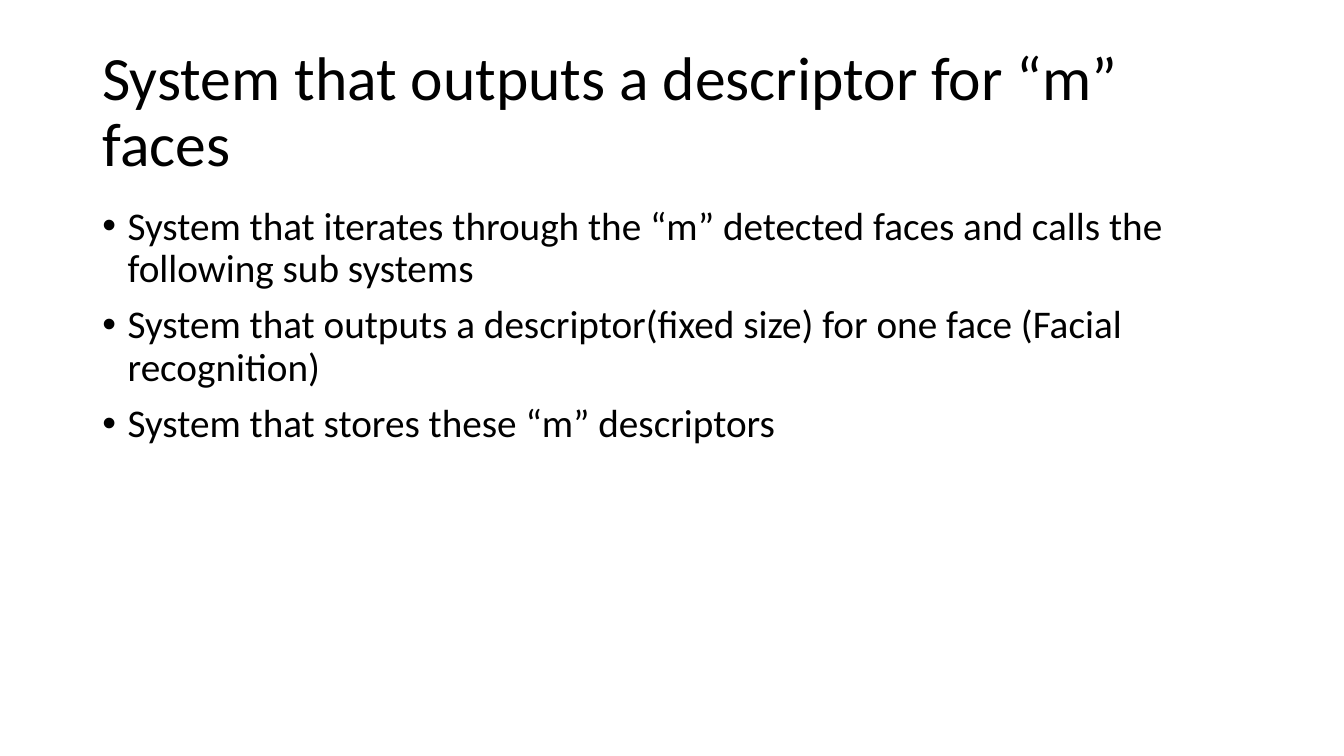
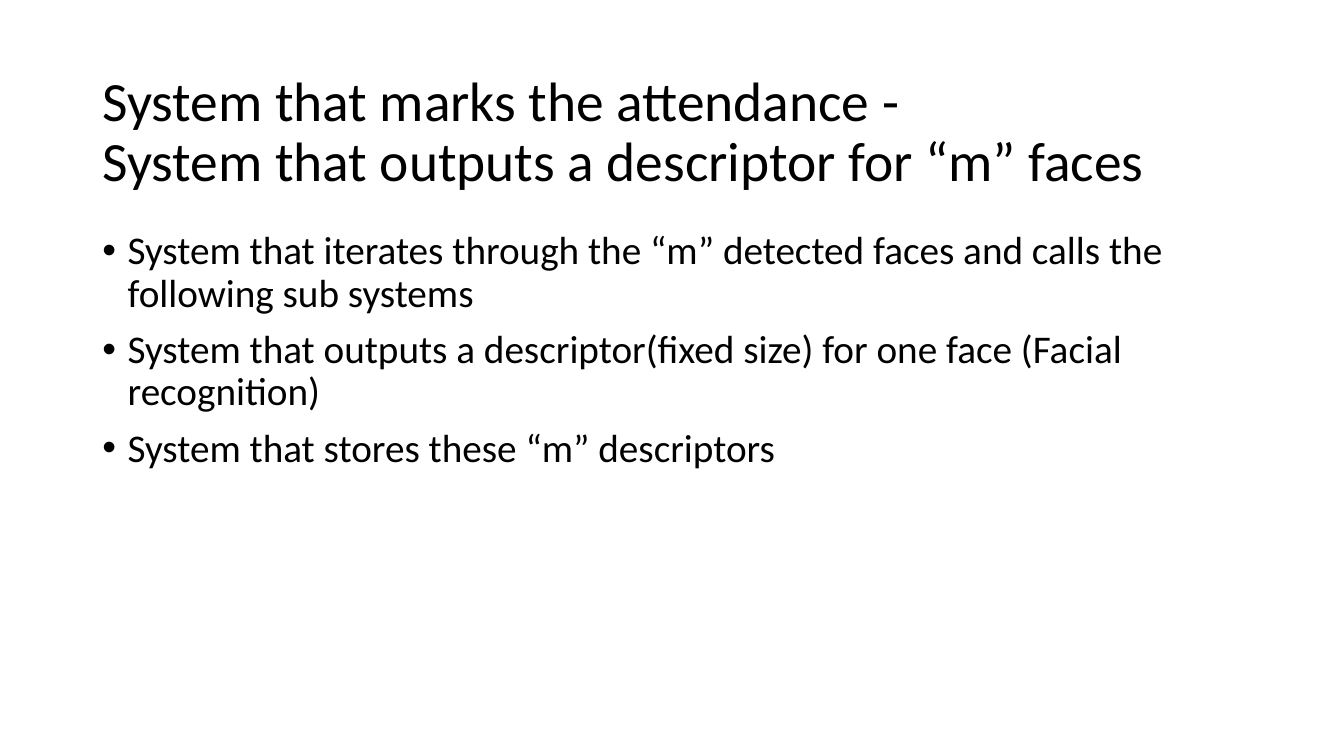
Before and after one commit to Chandru-crypted/Attendance_system_using_facial_recognition, a slide deck: slide 17 of DOCS/PPT's/Problem statement.pptx (slide 16 before the commit). Drawn at 1344x756 pixels with LibreOffice and Linux fonts; fonts in the diff are those of the drawing. Boxes give left, top, right and bottom in pixels: in the first picture for what was removed or moved away, otherwise in the second. Text is boxed around its words. In the diff, an @@ line names an element or a change of style, - is before the commit and + after.

```diff
--- a/DOCS/PPT's/Problem statement.pptx
+++ b/DOCS/PPT's/Problem statement.pptx
@@ title at <box>102,82,1143,190</box>: text changed; size 44 to 39.6 pt @@
-System that outputs a descriptor for “m” faces
+System that marks the attendance -
+System that outputs a descriptor for “m” faces
@@ text "System that iterates through the ...": place and size @@
-text "System that iterates through the ..." at <box>128,212,1162,444</box>
+text "System that iterates through the ..." at <box>128,236,1162,469</box>
```
Also in this commit, not shown: 6 other slides changed, 14 slides added, 1 other file.
